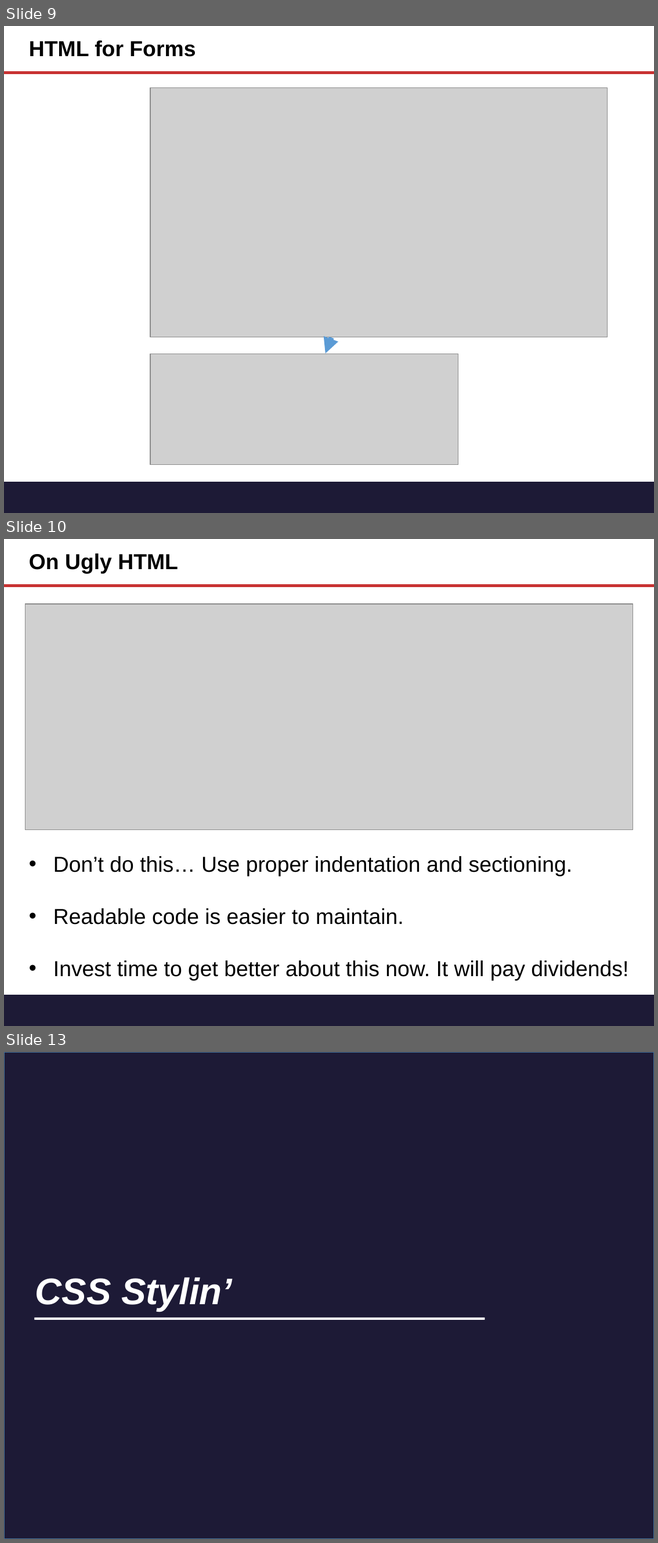
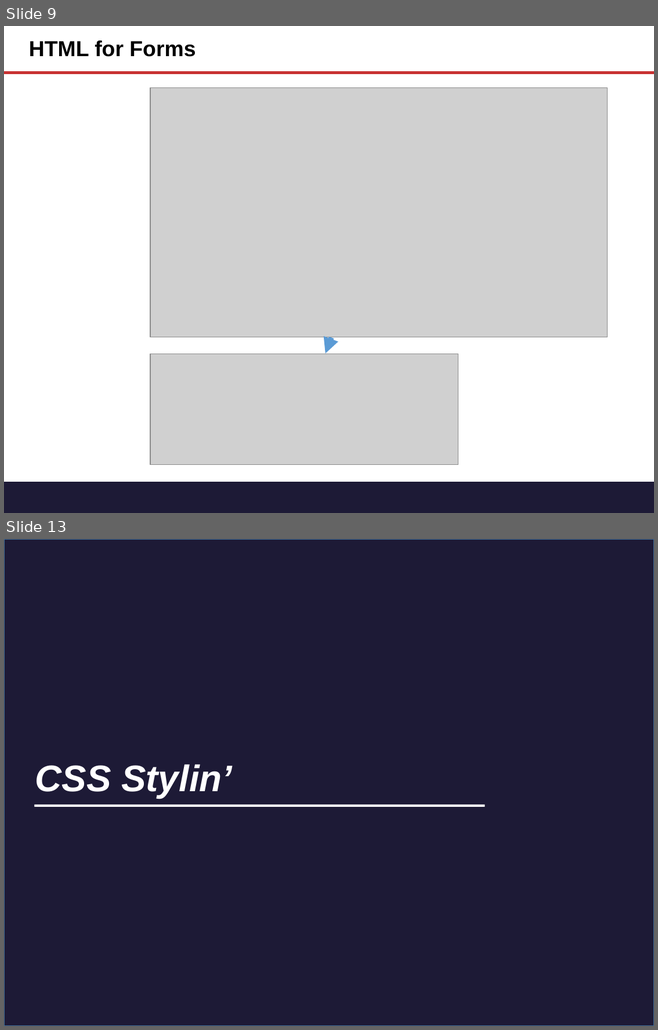
Before and after one commit to tichaiti/tichaiti-workshop, a slide deck: Prezantasyon/Gitn_Pro_HTML_CSS.pptx. Shown one above the other, each under a label of ours: slides 9, 10 and 13 before the commit, slides 9 and 13 after it; the slides between them are not shown. The pictures are 658x1543 and 658x1030 pixels, drawn with LibreOffice and Linux fonts; fonts in the diff are those of the drawing; grey boxes stand for pictures. Boxes give left, top, right and bottom in pixels: in the first picture for what was removed or moved away, otherwise in the second. Text is boxed around its words. In the diff, an @@ line names an element or a change of style, - is before the commit and + after.

Commit message:
HTML presentation complete

```diff
--- a/Prezantasyon/Gitn_Pro_HTML_CSS.pptx
+++ b/Prezantasyon/Gitn_Pro_HTML_CSS.pptx
@@ slide 10 removed at [4,539,654,1026], background #FFFFFF; not listed: 2 template elements that a slide beside it also shows @@
@@ title removed at [29,553,178,573] @@
-On Ugly HTML
@@ picture removed at [25,604,632,830] @@
@@ text removed at [53,856,628,980] @@
-• Don’t do this… Use proper indentation and sectioning.
-• Readable code is easier to maintain.
-• Invest time to get better about this now. It will pay dividends!
```
Also in this commit, not shown: 9 slides changed, 1 slide added.
